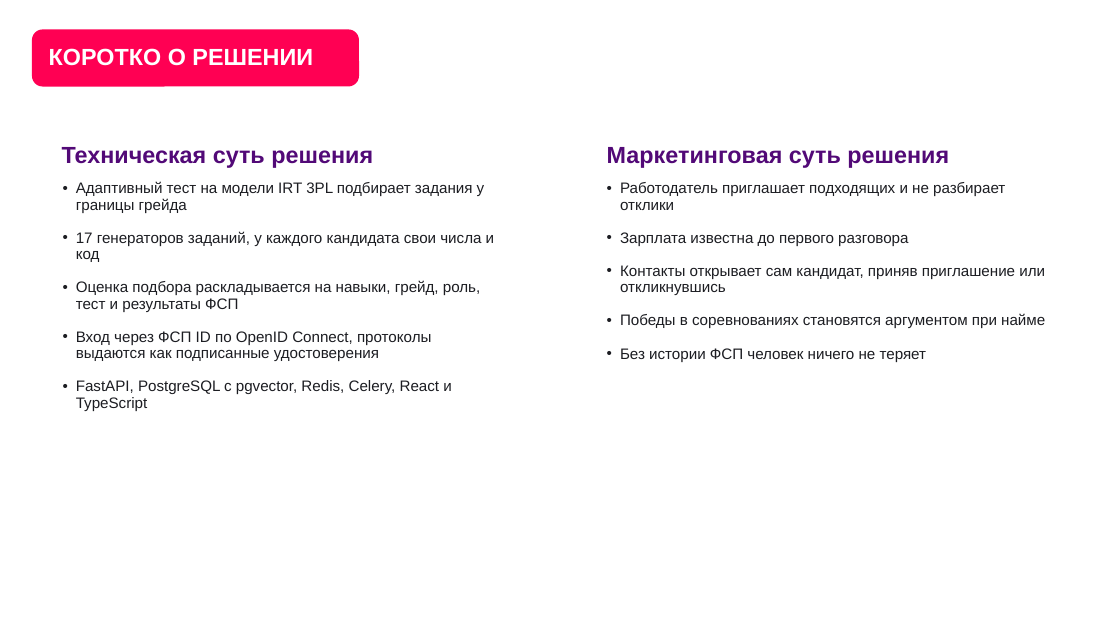
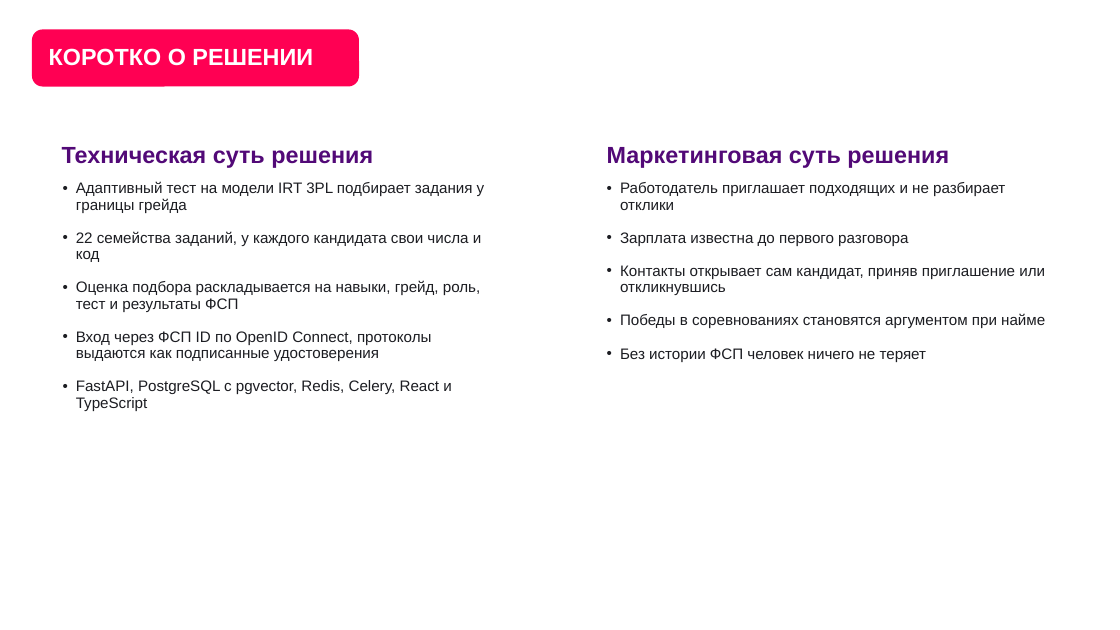
Before and after one commit to KonkovDV/fsp-talent, a slide deck: slide 5 of submission/03-presentation/FSP_Talent_presentation.pptx. Drawn at 1120x630 pixels with LibreOffice and Linux fonts; fonts in the diff are those of the drawing; background and template pictures are left out. Boxes give left, top, right and bottom in pixels: in the first picture for what was removed or moved away, otherwise in the second. Text is boxed around its words. In the diff, an @@ line names an element or a change of style, - is before the commit and + after.

```diff
--- a/submission/03-presentation/FSP_Talent_presentation.pptx
+++ b/submission/03-presentation/FSP_Talent_presentation.pptx
@@ text at [76, 231, 481, 262]: text changed @@
-• 17 генераторов заданий, у каждого кандидата свои числа и код
+• 22 семейства заданий, у каждого кандидата свои числа и код
```
Also in this commit, not shown: 14 other slides changed, 1 other file.
